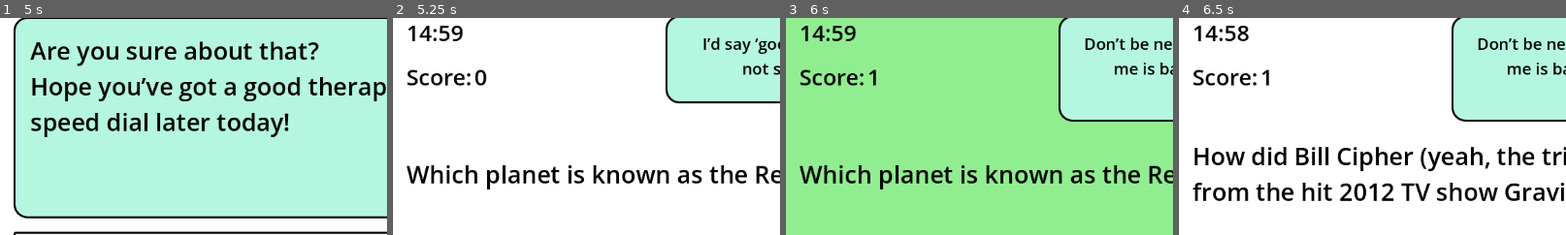
Above: before the commit, frames 1-4 (left to right).
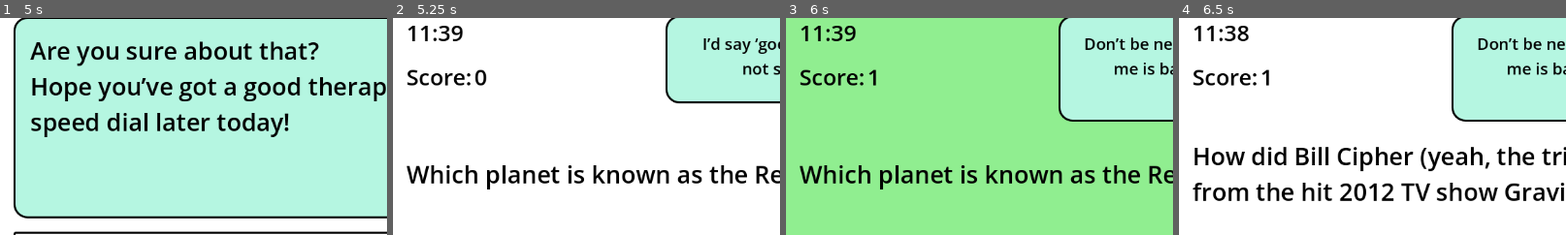
Above: after the commit, the same moments.

Repository: 2DPyramid/2D-Puzzle-Game_REPO
Game: Godot game, scene res://scenes/title.tscn
Same seed, same stepped clock (60 frames per second), same inputs: the game is played once before the commit and once after it. Sound files missing from this copy of the repository are replaced by a short silence.
Inputs (mouse positions are % of the whole screen's width and height, from its top left):
- Up to frame 1 (5 s): click "START" at 0.5 s; click (50, 57) at 1.27 s; type "Alex" at 1.35 s; click "Uhm... Who are you" at 2 s; click "Why am I here." at 2.75 s; click "Oh yes, Trivia is totally my …" at 3.5 s; click "No one can beat me in Trivia!" at 4.25 s
- Up to frame 2 (5.25 s): click "Let's GO!" at 5 s
- Up to frame 3 (6 s): click "Mars" at 5.75 s
- Up to frame 4 (6.5 s): no input
The pictures show only the part of the screen within x 0-50%, y 3-53%; the shares and areas given below are measured in that part.

Frame 1 is identical in both runs. In frame 2, 0.2% of the frame differs, in the area x 6-15%, y 3-11%; in frame 3, 0.2%; in frame 4, 0.2%.

Commit message:
Update main.tscn

Diff:
--- a/2dTriviaGame/scenes/main.tscn
+++ b/2dTriviaGame/scenes/main.tscn
@@ -177,7 +177,7 @@
 label_settings = SubResource("LabelSettings_0wfyh")
 
 [node name="Timer" type="Timer" parent="MarginContainer/VBoxContainer/timer" unique_id=1916004089]
-wait_time = 900.0
+wait_time = 700.0
 one_shot = true
 autostart = true
 
